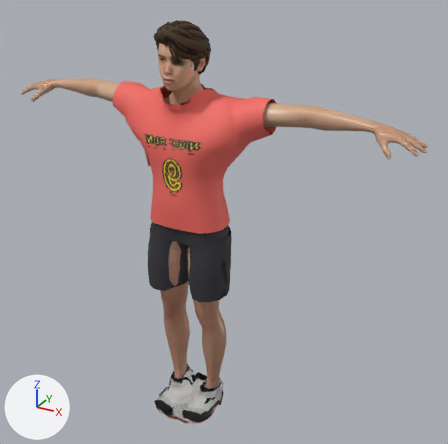
Before and after pictures for a commit that changed the glTF model FEL-full-app/public/models/rivals/sol.glb.
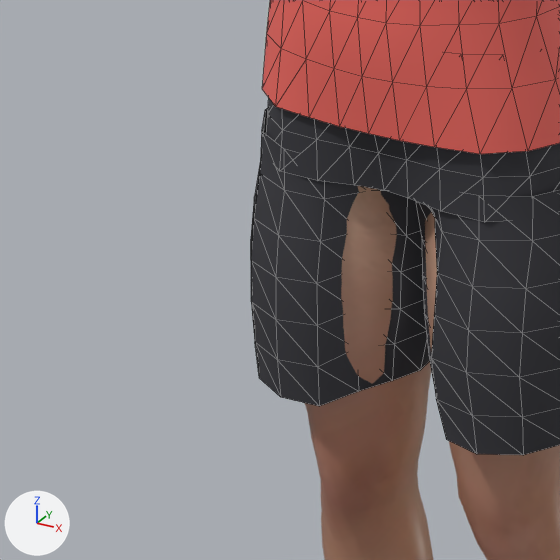
Each version is shown whole from a 50 mm lens placed at (1.372, -2.201, 2.103), pointed at (0.13, 0.057, 0.974), then close up on the part from 20% to 49% of the width and 45% to 73% of the height. Every picture has the same lights, and +X, +Y and +Z are marked at lower left. The older version's two pictures come first. The close-ups show mesh edges as thin lines. Where no turn or scale is listed for an object, it has been applied to the vertices. Vertices at exactly the same position are counted once.

Names of what the first close-up shows: 'Body', 'Kit_shorts_shorts_baggy', 'Kit_tops_top_jersey'.
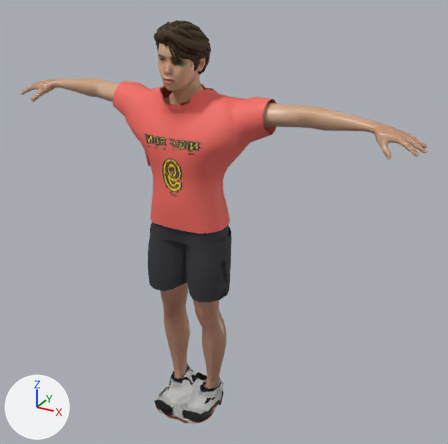
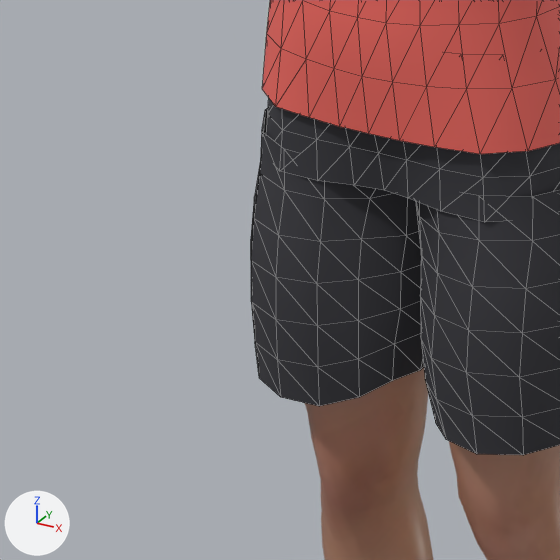
Location of each change, [x1, y1, x2, y2] in pixels of the close-ups (560 x 560 px; the box of a moved part takes in the faces that stretch with it):
part 1 of me_cargo_pants, moved or reshaped
    before: [317, 182, 479, 406]
    after: [317, 182, 479, 438]

Edits to the bpy script that builds the scene:
```text
Change me_cargo_pants:
    where me_cargo_pants.from_pydata(...)  # 321 vertices, 528 faces; spans x -0.203..0.206, y -0.164..0.114, z 0.664..1.097
    used by ob_kit_shorts_shorts_baggy; location = (0.0, 0.0, 0.0)
    me_cargo_pants part 1
    me_cargo_pants.vertices[138].co: (0.071, -0.131, 0.893) -> (0.07, -0.136, 0.894)  # pixel (441, 231) -> pixel (438, 232)
    me_cargo_pants.vertices[139].co: (0.042, -0.1, 0.893) -> (0.032, -0.113, 0.893)  # not seen -> pixel (419, 216)
    me_cargo_pants.vertices[153].co: (0.053, -0.105, 0.854) -> (0.04, -0.123, 0.856)  # not seen -> pixel (421, 255)
    me_cargo_pants.vertices[167].co: (0.055, -0.104, 0.809) -> (0.038, -0.124, 0.81)  # not seen -> pixel (420, 296)
    me_cargo_pants.vertices[181].co: (0.053, -0.106, 0.762) -> (0.038, -0.125, 0.762)  # not seen -> pixel (420, 337)
    me_cargo_pants.vertices[195].co: (0.061, -0.106, 0.718) -> (0.044, -0.128, 0.716)  # not seen -> pixel (425, 379)
    me_cargo_pants.vertices[209].co: (0.072, -0.103, 0.674) -> (0.056, -0.129, 0.669)  # not seen -> pixel (435, 422)
    me_cargo_pants.vertices[234].co: (-0.04, -0.096, 0.898) -> (-0.029, -0.11, 0.898)  # not seen -> pixel (369, 198)
    me_cargo_pants.vertices[248].co: (-0.048, -0.102, 0.853) -> (-0.034, -0.12, 0.855)  # not seen -> pixel (361, 239)
    me_cargo_pants.vertices[262].co: (-0.052, -0.105, 0.809) -> (-0.036, -0.125, 0.81)  # not seen -> pixel (358, 279)
    me_cargo_pants.vertices[276].co: (-0.052, -0.108, 0.763) -> (-0.036, -0.127, 0.763)  # not seen -> pixel (358, 320)
    me_cargo_pants.vertices[290].co: (-0.051, -0.11, 0.719) -> (-0.038, -0.127, 0.717)  # not seen -> pixel (358, 359)
    me_cargo_pants.vertices[304].co: (-0.048, -0.115, 0.67) -> (-0.042, -0.123, 0.669)  # pixel (358, 391) -> pixel (359, 397)
```
